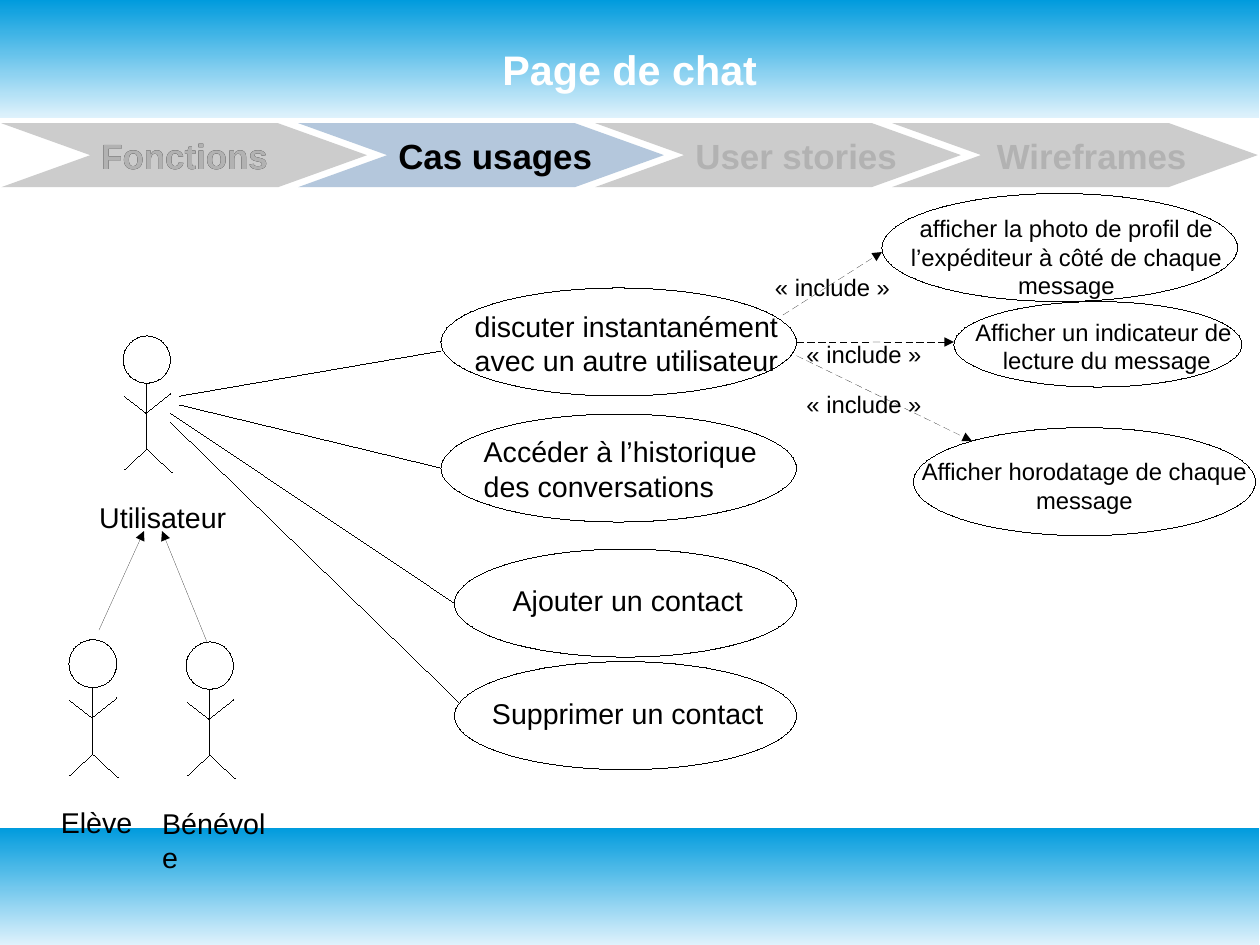
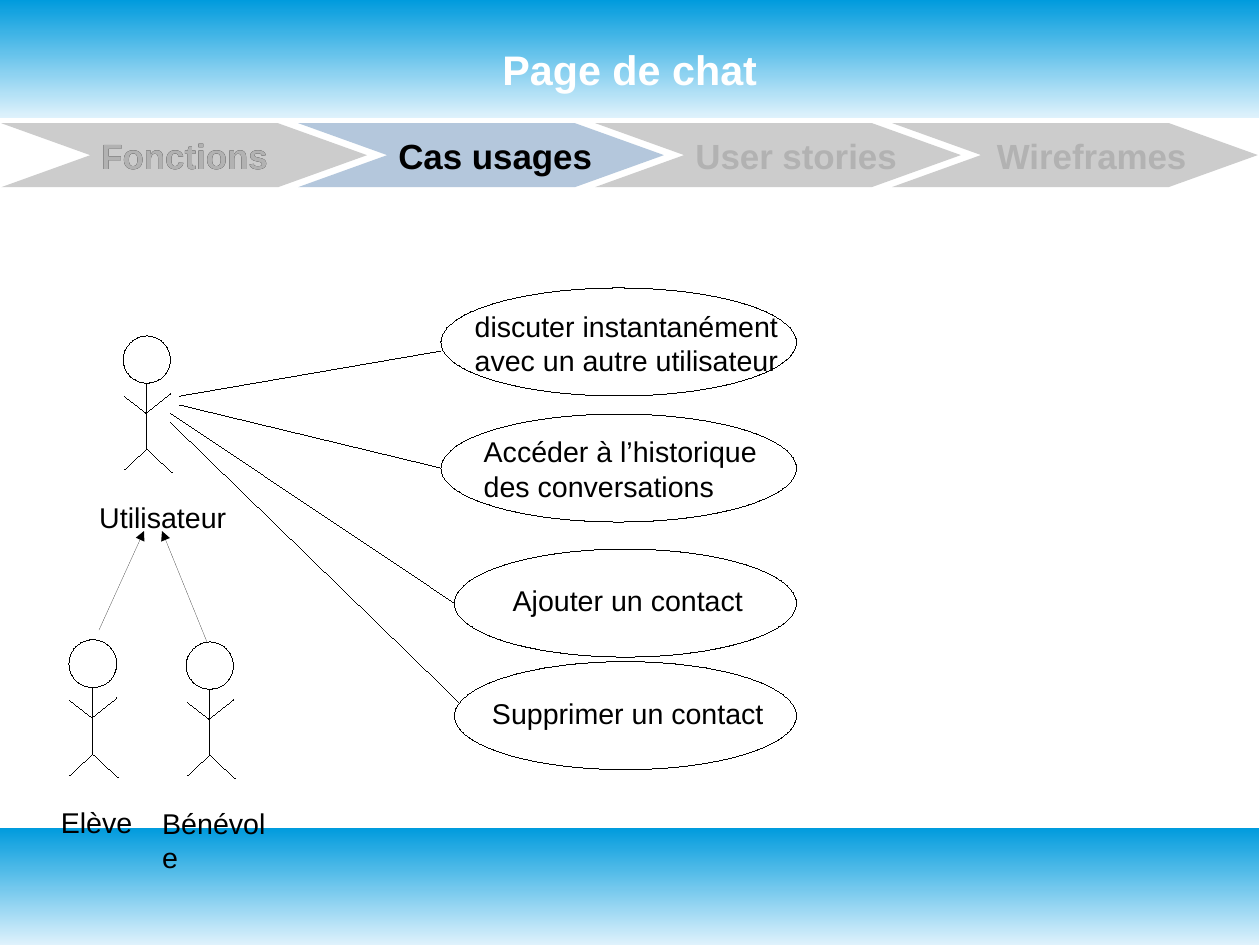
Before and after one commit to oliviersamin/P3_DesignezApplicationPythonAdapt-eBesoinsClient, a slide deck: slide 14 of P3_documentTravail.odp (slide 13 before the commit). Drawn at 1260x945 pixels with LibreOffice and Linux fonts; fonts in the diff are those of the drawing. Boxes give left, top, right and bottom in pixels: in the first picture for what was removed or moved away, otherwise in the second. Text is boxed around its words. In the diff, an @@ line names an element or a change of style, - is before the commit and + after.

```diff
--- a/P3_documentTravail.odp
+++ b/P3_documentTravail.odp
@@ ellipse removed at [883, 193, 1238, 301] @@
@@ text removed at [911, 218, 1222, 300] @@
-afficher la photo de profil de l’expéditeur à côté de chaque message
@@ arrow removed from (783, 316) to (883, 252) @@
@@ text removed at [795, 277, 870, 302] @@
-« include »
@@ ellipse removed at [955, 302, 1243, 388] @@
@@ text removed at [975, 322, 1231, 375] @@
-Afficher un indicateur de
-lecture du message
@@ arrow removed from (797, 342) to (955, 342) @@
@@ arrow removed from (797, 356) to (972, 441) @@
@@ text removed at [826, 345, 901, 364] @@
-« include »
@@ text removed at [826, 394, 901, 414] @@
-« include »
@@ ellipse removed at [914, 428, 1255, 535] @@
@@ text removed at [922, 461, 1247, 514] @@
-Afficher horodatage de chaque message
```
Also in this commit, not shown: 6 other slides changed, 1 slide added, 1 other file.
